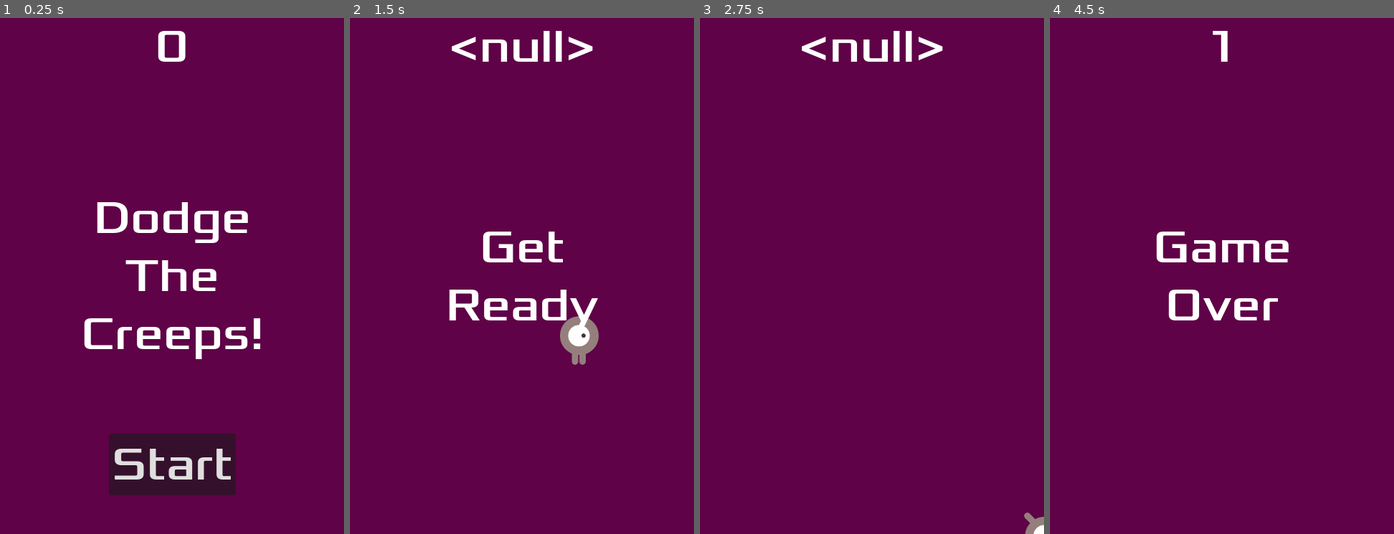
Above: before the commit, frames 1-4 (left to right).
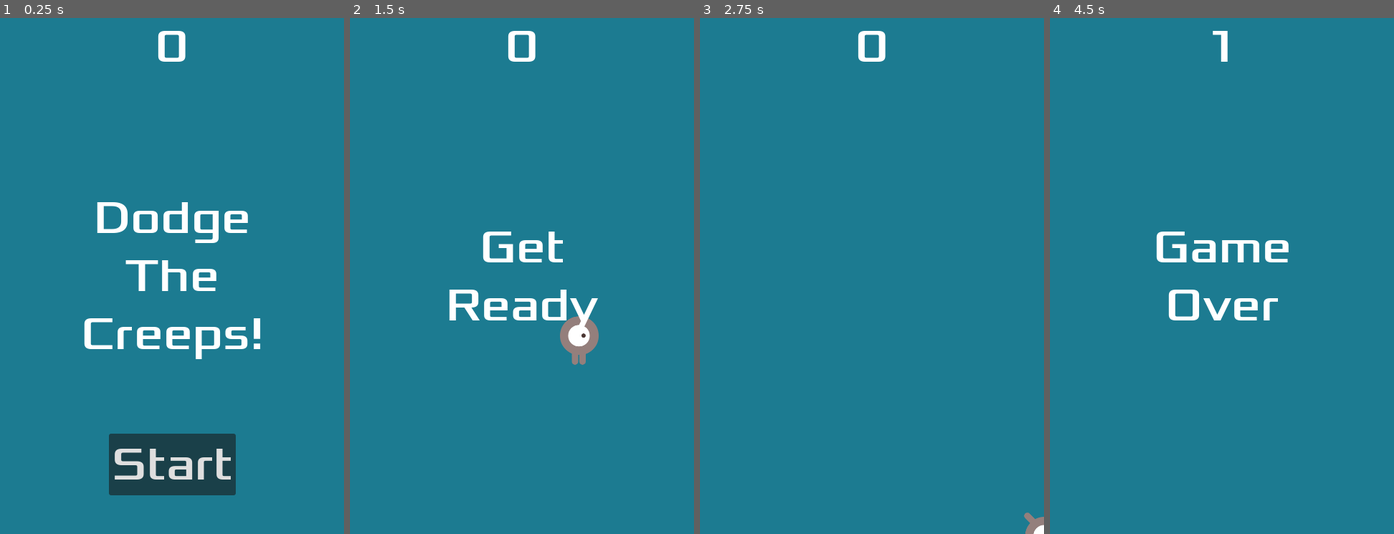
Above: after the commit, the same moments.

Repository: dlains/dodge-the-creeps
Game: Godot game, scene res://main.tscn
Two runs of this game, one before a commit and one after it. Both use one fixed random seed, a clock stepped at 60 frames per second and the inputs below. Sound files missing from this copy of the repository are replaced by a short silence.
Inputs:
- Up to frame 1 (0.25 s): no input
- Up to frame 2 (1.5 s): click "Start" at 0.5 s; tap Enter at 1.25 s; hold Right (move_right) from 1.28 s (still down)
- Up to frame 3 (2.75 s): release Right (move_right) at 2.03 s; hold Down (move_down) from 2.03 s (still down)
- Up to frame 4 (4.5 s): release Down (move_down) at 2.78 s; hold Right (move_right) 2.78-3.53 s; hold Up (move_up) 3.53-4.28 s; hold Left (move_left) from 4.28 s (still down)

The runs differ from the first frame. In frame 1, 96% of the frame differs, in the area x 0-100%, y 0-100%; in frame 2, 98%; in frame 3, 100%; in frame 4, 98%.

Commit message:
Some bug fixes and music looping.

Diff:
--- a/main.gd
+++ b/main.gd
@@ -6,11 +6,11 @@
 
 
 func new_game():
+	score = 0
 	get_tree().call_group("mobs", "queue_free")
 	$Music.play()
 	$HUD.update_score(score)
 	$HUD.show_message("Get Ready")
-	score = 0
 	$Player.start($StartPosition.position)
 	$StartTimer.start()
 
@@ -57,3 +57,7 @@
 func _on_start_timer_timeout():
 	$MobTimer.start()
 	$ScoreTimer.start()
+
+
+func _on_music_finished():
+	$Music.play()
--- a/main.tscn
+++ b/main.tscn
@@ -23,7 +23,7 @@
 anchor_bottom = 1.0
 grow_horizontal = 2
 grow_vertical = 2
-color = Color(0.372549, 0.00784314, 0.278431, 1)
+color = Color(0.109804, 0.482353, 0.568627, 1)
 
 [node name="Player" parent="." instance=ExtResource("2_bwx1n")]
 
@@ -58,3 +58,4 @@
 [connection signal="timeout" from="ScoreTimer" to="." method="_on_score_timer_timeout"]
 [connection signal="timeout" from="StartTimer" to="." method="_on_start_timer_timeout"]
 [connection signal="start_game" from="HUD" to="." method="new_game"]
+[connection signal="finished" from="Music" to="." method="_on_music_finished"]
